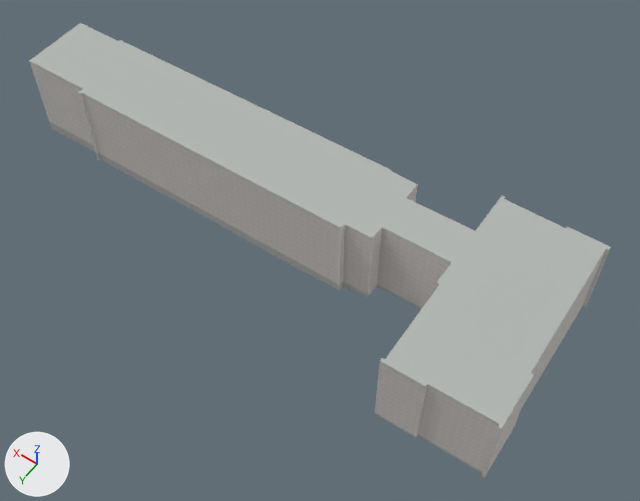
The Blender file assets/blender/buildings/osm-way-115973658.blend: old version first, new version second.
Camera for both pictures: a 50 mm camera at (-49.8, 57.3, 94.0) aimed at (-8.0, -1.3, 1.9). The lights are fixed; the arrows at lower left show +X, +Y and +Z. The first picture is the older version.

The first picture shows 'building foundation 115973658', 'reality 115973658 near reality aged pale plaster', 'reality 115973658 near reality flat weathered roof', 'reality 115973658 near reality pale aluminum sill' and 1 more.
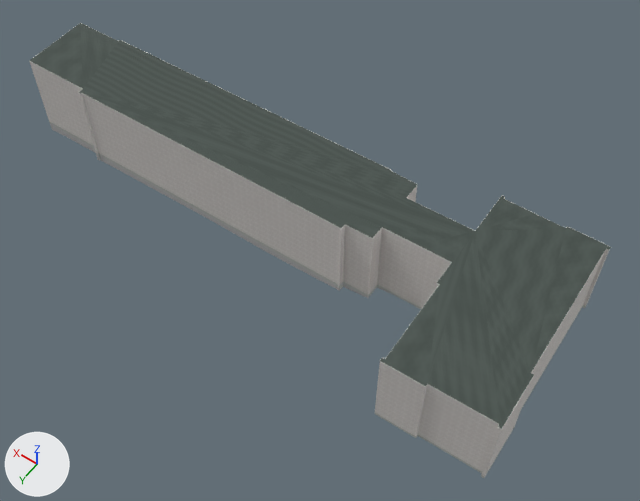
Where the change shows, as pixel boxes [x1, y1, x2, y2] in the pictures (640 x 501 px):
'reality 115973658 near reality flat weathered roof', surface changed (darker): [29, 23, 611, 429] in both

The change, as a list of edits to the scene's bpy script:
```text
Add img_roof_normal_png:
    img_roof_normal_png = load_image('roof-normal.png', '../../../public/models/architecture/textures/roof-normal.png', 256, 256, 'Non-Color')
Add img_roof_color_png:
    img_roof_color_png = load_image('roof-color.png', '../../../public/models/architecture/textures/roof-color.png', 256, 256, 'sRGB')
Change mat_reality_flat_weathered_roof:
    remove # nodes: BsdfPrincipled, OutputMaterial
    remove # colours: grey #b3b7b4
    nodes: BsdfPrincipled, MixRGB, NormalMap, OutputMaterial, TexImage x2
    colours: white #ffffff
    uses the picture img_roof_color_png
    uses the picture img_roof_normal_png
```
